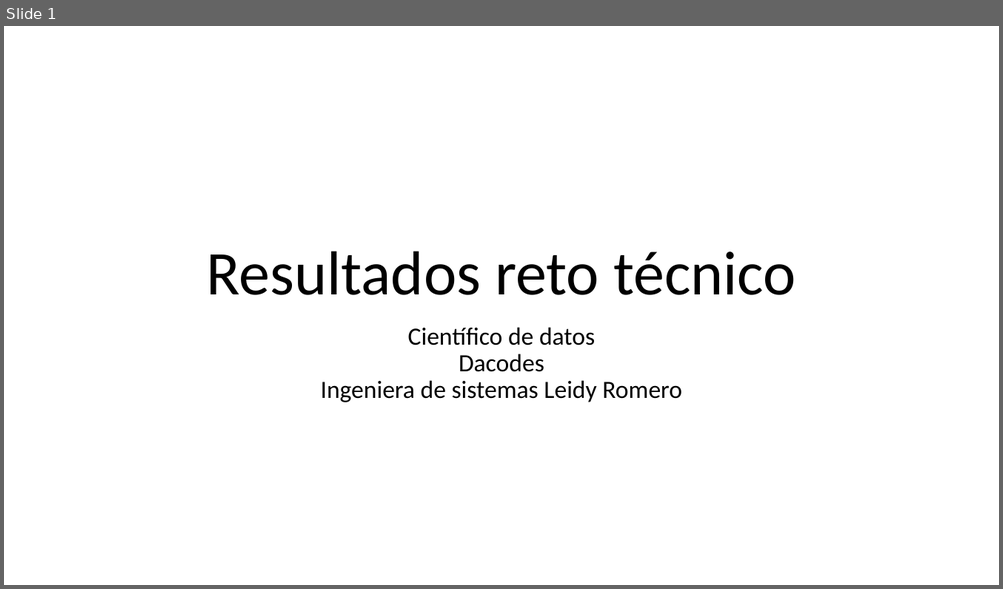
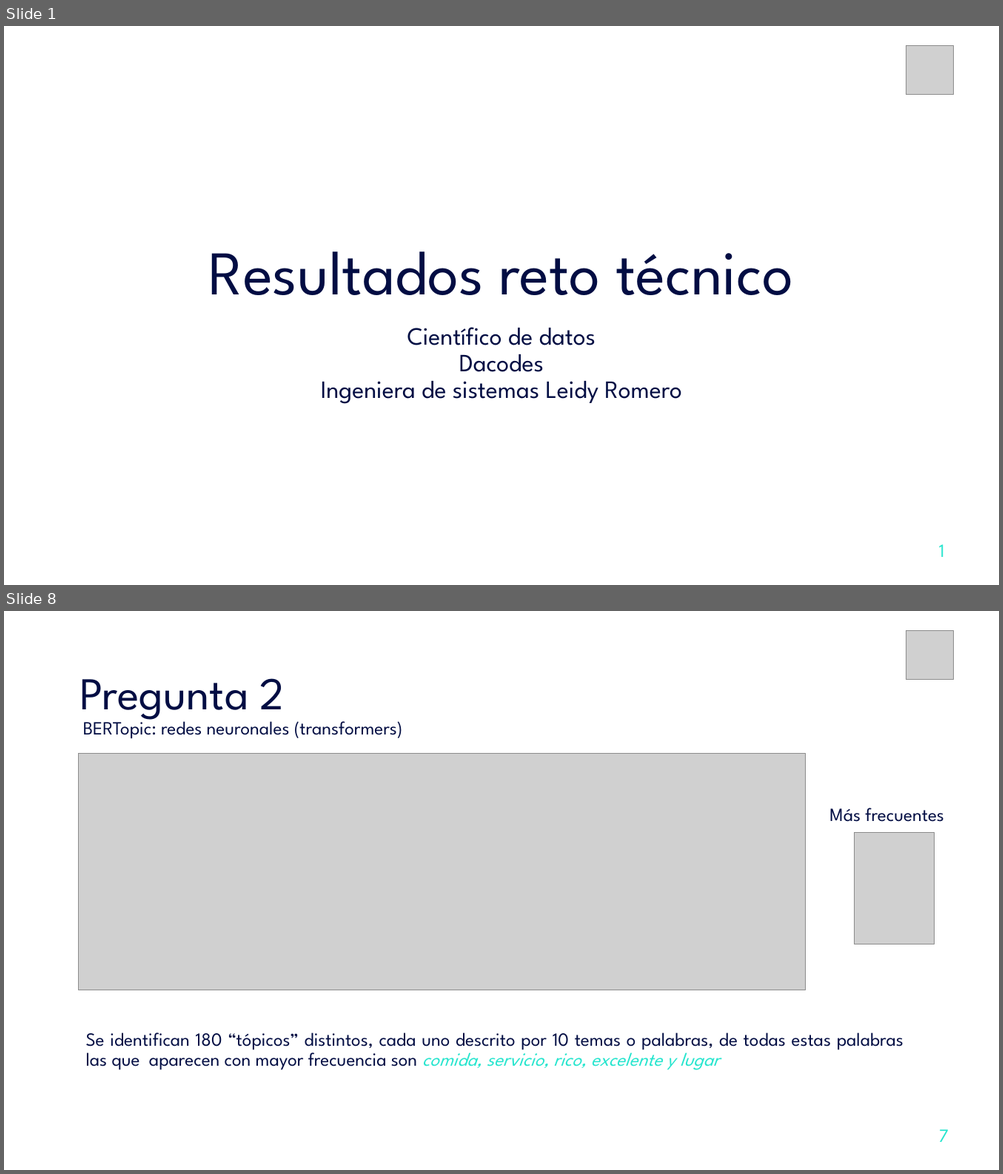
Before and after one commit to LeidyRomero/dacodes_reto, a slide deck: Presentacion corporativa.pptx. Shown one above the other, each under a label of ours: slide 1 before the commit, slides 1 and 8 after it; the slides between them are not shown. The pictures are 1003x589 and 1003x1174 pixels, drawn with LibreOffice and Linux fonts; fonts in the diff are those of the drawing; grey boxes stand for pictures. Boxes give left, top, right and bottom in pixels: in the first picture for what was removed or moved away, otherwise in the second. Text is boxed around its words. In the diff, an @@ line names an element or a change of style, - is before the commit and + after.

```diff
--- a/Presentacion corporativa.pptx
+++ b/Presentacion corporativa.pptx
@@ slide 8 added at <box>4,611,999,1170</box>, background #FFFFFF @@
@@ picture added at <box>905,630,953,680</box> @@
@@ title added at <box>79,678,284,723</box>, 44 pt, text #020D43 @@
+Pregunta 2
@@ text added at <box>83,715,403,739</box>, 18 pt, text #020D43 @@
+BERTopic: redes neuronales (transformers)
@@ picture added at <box>79,754,805,990</box> @@
@@ text added at <box>829,808,944,822</box>, 18 pt, text #020D43 @@
+Más frecuentes
@@ picture added at <box>854,832,934,945</box> @@
@@ text added at <box>86,1033,903,1071</box>, 18 pt, text #020D43 @@
+Se identifican 180 “tópicos” distintos, cada uno descrito por 10 temas o palabras, de todas estas palabras las que aparecen con mayor frecuencia son comida, servicio, rico, excelente y lugar
@@ text added at <box>939,1130,948,1142</box>, 18 pt, text #26E5CE @@
+7
@@ slide 1 changed as well @@
@@ picture added at <box>905,45,953,95</box> @@
@@ title "Resultados reto técnico" at <box>209,252,793,295</box>: font Calibri to League Spartan, text colour #000000 to #020D43 @@
@@ subtitle "Científico de datos Dacodes Ingeniera ..." at <box>321,327,681,404</box>: font Calibri to League Spartan, text colour #000000 to #020D43 @@
@@ text added at <box>939,545,945,557</box>, 18 pt, text #26E5CE @@
+1
```
Also in this commit, not shown: 2 other slides changed, 4 other slides added, 2 slides removed.
